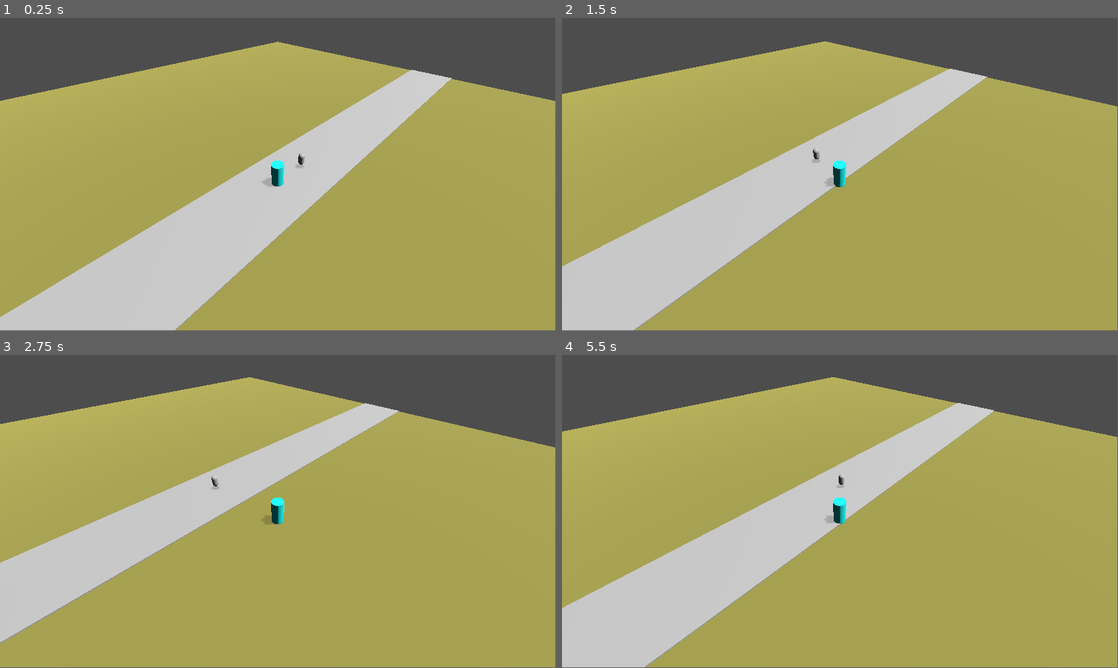
Above: before the commit, frames 1-4 (two rows, left to right).
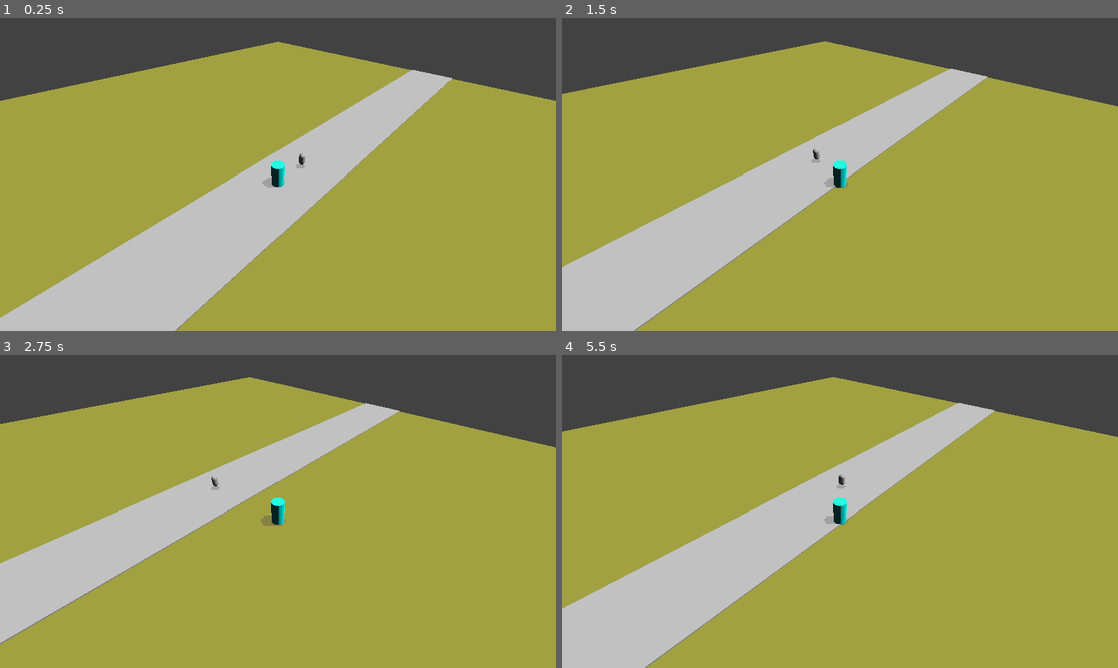
Above: after the commit, the same moments.

Repository: longotiziano/td-project
Game: Godot game, scene res://scenes/main.tscn
Same seed, same stepped clock (60 frames per second), same inputs: the game is played once before the commit and once after it.
Inputs:
- Up to frame 1 (0.25 s): no input
- Up to frame 2 (1.5 s): tap Enter at 0.5 s; hold Right (ui_right) 0.53-1.28 s; hold Shift (run) 0.53-1.28 s; hold Down (ui_down) from 1.28 s (still down); tap Shift (run) at 1.35 s
- Up to frame 3 (2.75 s): release Down (ui_down) at 2.03 s; hold Right (ui_right) from 2.03 s (still down); hold Shift (run) from 2.03 s (still down)
- Up to frame 4 (5.5 s): release Right (ui_right) at 2.78 s; release Shift (run) at 2.78 s; hold Up (ui_up) 2.78-3.53 s; tap Shift (run) at 2.85, 4.35 s; hold Shift (run) 3.53-4.28 s; hold Left (ui_left) 3.53-5.03 s; hold Down (ui_down) from 5.03 s (still down); hold Shift (run) from 5.03 s (still down)
In our replay, the window is 799x449 before the commit and 800x450 after it. These sizes can differ from the game's own. Grey fills any space a smaller window leaves; there, only what the larger window draws over its background counts as a difference.

The runs differ from the first frame. In frame 1, 3.5% of the frame differs, in the area x 0-100%, y 0-100%; in frame 2, 3.5%; in frame 3, 4.0%, in the area x 0-100%, y 0-93%; in frame 4, 3.8%.

Commit message:
feat/Aplicando Shader para resolucion PS2

Diff:
--- a/game/project.godot
+++ b/game/project.godot
@@ -12,6 +12,10 @@
 
 run/main_scene="uid://cf4josvlj3d2h"
 config/features=PackedStringArray("4.6")
+
+[display]
+
+window/stretch/mode="viewport"
 
 [input]
 
--- /dev/null
+++ b/game/scenes/main.gdshader
@@ -0,0 +1,18 @@
+shader_type canvas_item;
+
+uniform int color_depth : hint_range(2, 32) = 8;
+uniform float dither_strength : hint_range(0.0, 1.0) = 0.3;
+uniform sampler2D screen_texture : hint_screen_texture, filter_nearest;
+
+void fragment() {
+    vec4 color = texture(screen_texture, SCREEN_UV);
+
+    float depth = float(color_depth);
+    color.rgb = floor(color.rgb * depth) / depth;
+
+    vec2 pixel = floor(FRAGCOORD.xy);
+    float dither = mod(pixel.x + pixel.y, 2.0) * dither_strength * 0.05;
+    color.rgb += dither;
+
+    COLOR = color;
+}
--- a/game/scenes/main.tscn
+++ b/game/scenes/main.tscn
@@ -1,15 +1,15 @@
 [gd_scene format=3 uid="uid://cf4josvlj3d2h"]
 
+[ext_resource type="Shader" uid="uid://bnwlcucfnff3q" path="res://scenes/main.gdshader" id="1_jyhfs"]
 [ext_resource type="Script" uid="uid://bu5xi3rkqq00r" path="res://scripts/isometric_camera.gd" id="1_o5qli"]
+[ext_resource type="Script" uid="uid://dcnfsed2ggg6" path="res://scripts/main.gd" id="1_tbgi4"]
 [ext_resource type="Script" uid="uid://bjwy33mk6blqi" path="res://scripts/player.gd" id="2_0wfyh"]
 [ext_resource type="PackedScene" uid="uid://djp3qauctwhiu" path="res://scenes/zombie.tscn" id="3_sugp2"]
 
-[sub_resource type="CylinderShape3D" id="CylinderShape3D_0wfyh"]
-
-[sub_resource type="CylinderMesh" id="CylinderMesh_sugp2"]
-
-[sub_resource type="StandardMaterial3D" id="StandardMaterial3D_0wfyh"]
-albedo_color = Color(9.62615e-08, 0.71284145, 0.70712936, 1)
+[sub_resource type="ShaderMaterial" id="ShaderMaterial_sugp2"]
+shader = ExtResource("1_jyhfs")
+shader_parameter/color_depth = 8
+shader_parameter/dither_strength = 0.3
 
 [sub_resource type="Environment" id="Environment_0wfyh"]
 ambient_light_color = Color(0.34565455, 0.41897678, 0.5430203, 1)
@@ -21,35 +21,32 @@
 
 [sub_resource type="PlaneMesh" id="PlaneMesh_jyhfs"]
 
+[sub_resource type="CylinderShape3D" id="CylinderShape3D_0wfyh"]
+
+[sub_resource type="CylinderMesh" id="CylinderMesh_sugp2"]
+
+[sub_resource type="StandardMaterial3D" id="StandardMaterial3D_0wfyh"]
+albedo_color = Color(9.62615e-08, 0.71284145, 0.70712936, 1)
+
 [node name="Node3D" type="Node3D" unique_id=5073452]
+script = ExtResource("1_tbgi4")
 
-[node name="IsometricCamera" type="Camera3D" parent="." unique_id=718557430]
-transform = Transform3D(1, 0, 0, 0, 1.9118156, 0, 0, 0, 1.654835, 0, 1.1744988, 1.889361)
-current = true
-script = ExtResource("1_o5qli")
+[node name="SubViewportContainer" type="SubViewportContainer" parent="." unique_id=1510102427]
+material = SubResource("ShaderMaterial_sugp2")
+anchors_preset = 15
+anchor_right = 1.0
+anchor_bottom = 1.0
+grow_horizontal = 2
+grow_vertical = 2
+stretch = true
 
-[node name="Player" type="CharacterBody3D" parent="." unique_id=607388624]
-transform = Transform3D(1.8, 0, 0, 0, 1.8, 0, 0, 0, 1.8, 0, 1.4570675, 0)
-script = ExtResource("2_0wfyh")
-
-[node name="CollisionShape3D" type="CollisionShape3D" parent="Player" unique_id=517250033]
-shape = SubResource("CylinderShape3D_0wfyh")
-
-[node name="MeshInstance3D" type="MeshInstance3D" parent="Player" unique_id=2011123325]
-mesh = SubResource("CylinderMesh_sugp2")
-surface_material_override/0 = SubResource("StandardMaterial3D_0wfyh")
-
-[node name="AnimationPlayer" type="AnimationPlayer" parent="Player" unique_id=1642479255]
-
-[node name="DirectionalLight3D" type="DirectionalLight3D" parent="." unique_id=1489887029]
-transform = Transform3D(0.7071067, 0.5930296, -0.3851179, 0, 0.54463893, 0.83867055, 0.7071067, -0.5930296, 0.3851179, 2.5962958, 13.009415, 2.5962958)
-light_energy = 1.5
-shadow_enabled = true
-shadow_bias = 0.0
-shadow_normal_bias = 4.587
-shadow_transmittance_bias = -6.58
-shadow_opacity = 0.41
-shadow_blur = 0.0
+[node name="SubViewport" type="SubViewport" parent="SubViewportContainer" unique_id=827237716]
+handle_input_locally = false
+canvas_item_default_texture_filter = 0
+size = Vector2i(1152, 648)
+size_2d_override = Vector2i(320, 180)
+size_2d_override_stretch = true
+render_target_update_mode = 4
 
 [node name="WorldEnvironment" type="WorldEnvironment" parent="." unique_id=894133854]
 environment = SubResource("Environment_0wfyh")
@@ -71,5 +68,33 @@
 material_override = SubResource("StandardMaterial3D_sugp2")
 mesh = SubResource("PlaneMesh_jyhfs")
 
+[node name="Player" type="CharacterBody3D" parent="." unique_id=607388624]
+transform = Transform3D(1.8, 0, 0, 0, 1.8, 0, 0, 0, 1.8, 0, 1.4570675, 0)
+script = ExtResource("2_0wfyh")
+
+[node name="CollisionShape3D" type="CollisionShape3D" parent="Player" unique_id=517250033]
+shape = SubResource("CylinderShape3D_0wfyh")
+
+[node name="MeshInstance3D" type="MeshInstance3D" parent="Player" unique_id=2011123325]
+mesh = SubResource("CylinderMesh_sugp2")
+surface_material_override/0 = SubResource("StandardMaterial3D_0wfyh")
+
+[node name="AnimationPlayer" type="AnimationPlayer" parent="Player" unique_id=1642479255]
+
+[node name="DirectionalLight3D" type="DirectionalLight3D" parent="." unique_id=1489887029]
+transform = Transform3D(0.7071068, 0.5930297, -0.38511792, 0, 0.544639, 0.8386706, 0.7071068, -0.5930297, 0.38511792, 2.5962958, 13.009415, 2.5962958)
+light_energy = 1.5
+shadow_enabled = true
+shadow_bias = 0.0
+shadow_normal_bias = 4.587
+shadow_transmittance_bias = -6.58
+shadow_opacity = 0.41
+shadow_blur = 0.0
+
 [node name="Zombie" parent="." unique_id=1347175020 instance=ExtResource("3_sugp2")]
 transform = Transform3D(1, 0, 0, 0, 1, 0, 0, 0, 1, -0.045205116, 1.6124945, 5.2515144)
+
+[node name="IsometricCamera" type="Camera3D" parent="." unique_id=718557430]
+transform = Transform3D(1, 0, 0, 0, 1, 0, 0, 0, 1, 0, 1.1744988, 1.889361)
+current = true
+script = ExtResource("1_o5qli")
--- a/game/scripts/isometric_camera.gd
+++ b/game/scripts/isometric_camera.gd
@@ -3,9 +3,12 @@
 var target: Node3D
 
 func _ready():
-	position = Vector3(-15, 20, -15)
-	look_at(Vector3.ZERO, Vector3.UP)
-	target = get_node("/root/Node3D/Player")
+	await get_tree().process_frame
+	target = get_node("../Player")
+	if target:
+		print("✅ Cámara encontró al Player!")
+	else:
+		print("⚠️ No encontró al Player!")
 
 func _process(_delta):
 	if target:
--- /dev/null
+++ b/game/scripts/main.gd
@@ -0,0 +1,8 @@
+extends Node3D
+
+func _ready():
+	# Agrandar la ventana manteniendo la resolución PS2
+	DisplayServer.window_set_size(Vector2i(1152, 648))
+
+	var container = $SubViewportContainer
+	container.set_anchors_and_offsets_preset(Control.PRESET_FULL_RECT)
--- a/game/scripts/player.gd
+++ b/game/scripts/player.gd
@@ -23,7 +23,6 @@
 	var current_speed = run_speed if Input.is_action_pressed("run") else speed
 
 	if raw.length() > 0.1:
-		print("Moviendo: ", raw)
 		raw = raw.normalized()
 		var dir = (ISO_RIGHT * raw.x + ISO_FORWARD * raw.y)
 		velocity.x = dir.x * current_speed
Not shown, added: game/scenes/main.gdshader.uid
Not shown, added: game/scripts/main.gd.uid
